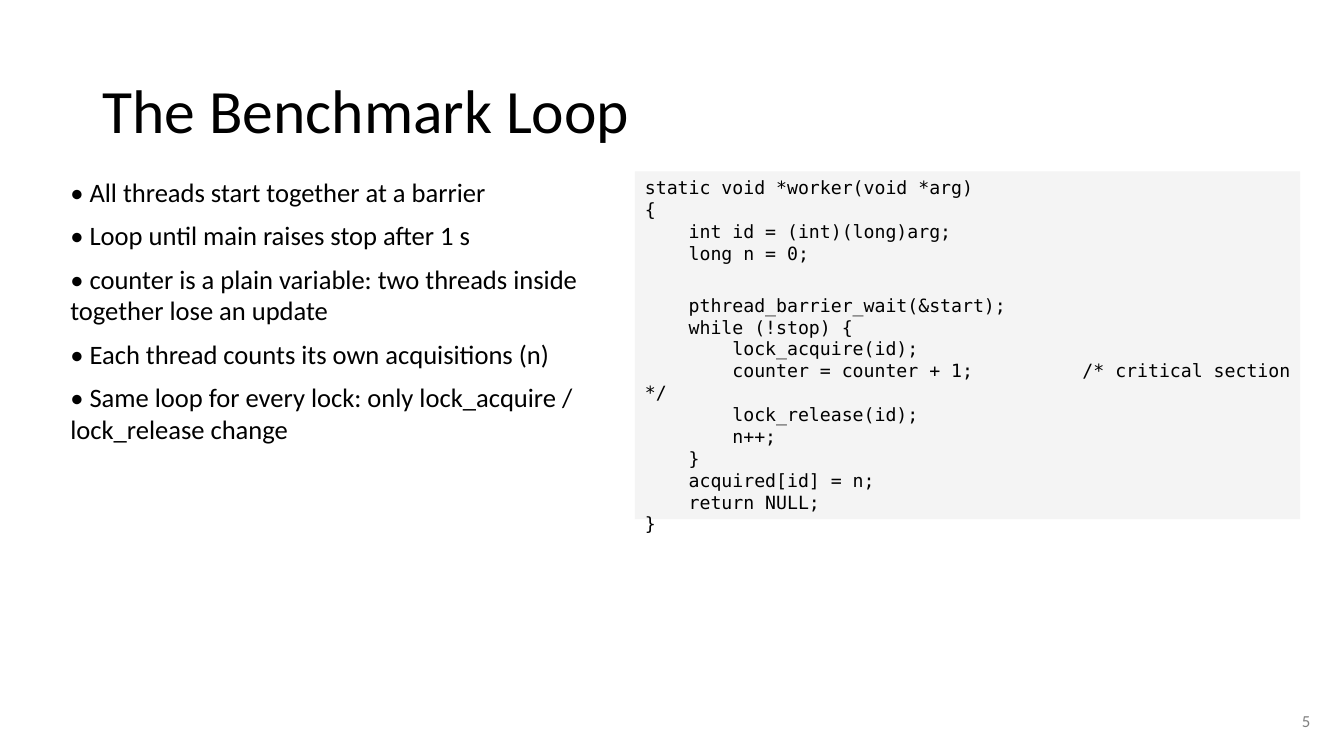
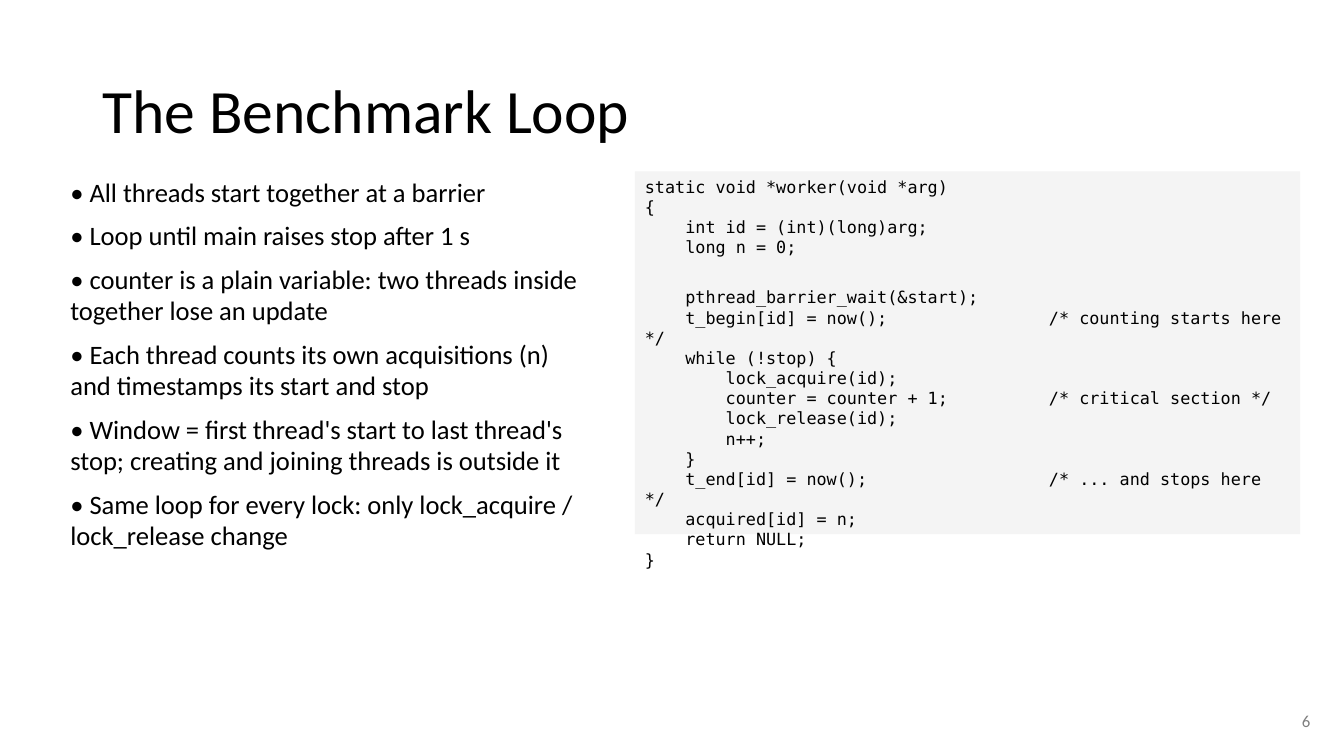
Before and after one commit to Kiatisakk/CPE333-OS, a slide deck: slide 6 of PS08/slides/PS08.pptx (slide 5 before the commit). Drawn at 1344x756 pixels with LibreOffice and Linux fonts; fonts in the diff are those of the drawing. Boxes give left, top, right and bottom in pixels: in the first picture for what was removed or moved away, otherwise in the second. Text is boxed around its words. In the diff, an @@ line names an element or a change of style, - is before the commit and + after.

```diff
--- a/PS08/slides/PS08.pptx
+++ b/PS08/slides/PS08.pptx
@@ rectangle "static void *worker(void *arg)" resized from (x1=635, y1=171, x2=1301, y2=519) to (x1=635, y1=171, x2=1301, y2=534) @@
@@ text in rectangle at (x1=645, y1=180, x2=978, y2=548): size 13 to 12 pt in "static void *worker(void *arg)", "{", "int id = (int)(long)arg;", "long n = 0;" and 10 more places @@
@@ text in rectangle at (x1=685, y1=311, x2=888, y2=328): paragraph added @@
+t_begin[id] = now(); /* counting starts here */
@@ text at (x1=70, y1=344, x2=563, y2=475): text changed @@
-• Each thread counts its own acquisitions (n)
+• Each thread counts its own acquisitions (n) and timestamps its start and stop
+• Window = first thread's start to last thread's stop; creating and joining threads is outside it
@@ text in rectangle at (x1=685, y1=472, x2=1261, y2=489): paragraph added @@
+t_end[id] = now(); /* ... and stops here */
@@ text at (x1=1302, y1=715, x2=1310, y2=727): text changed @@
-5
+6
```
Also in this commit, not shown: 28 other slides changed, 2 slides added, 12 other files.
